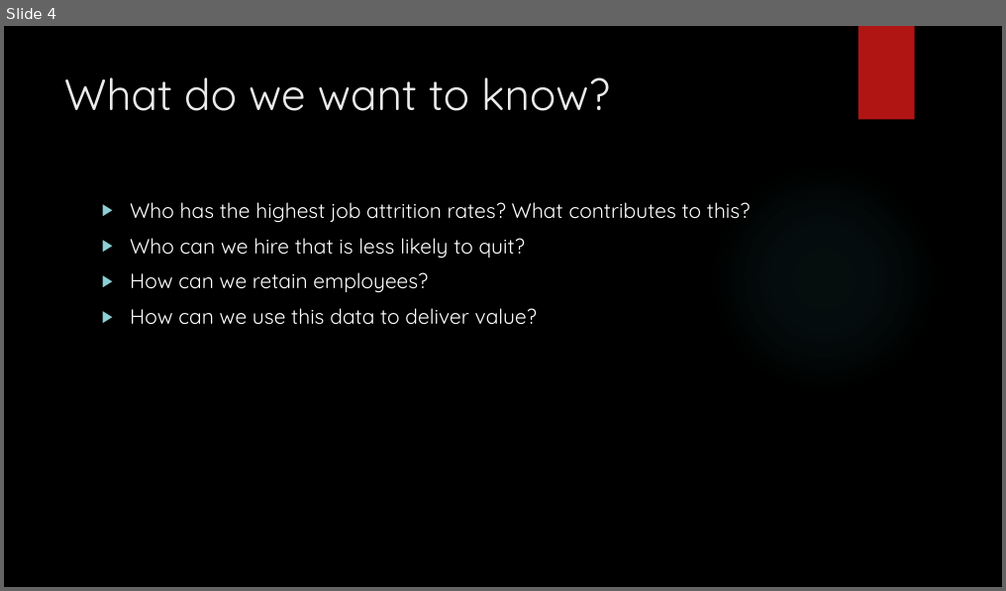
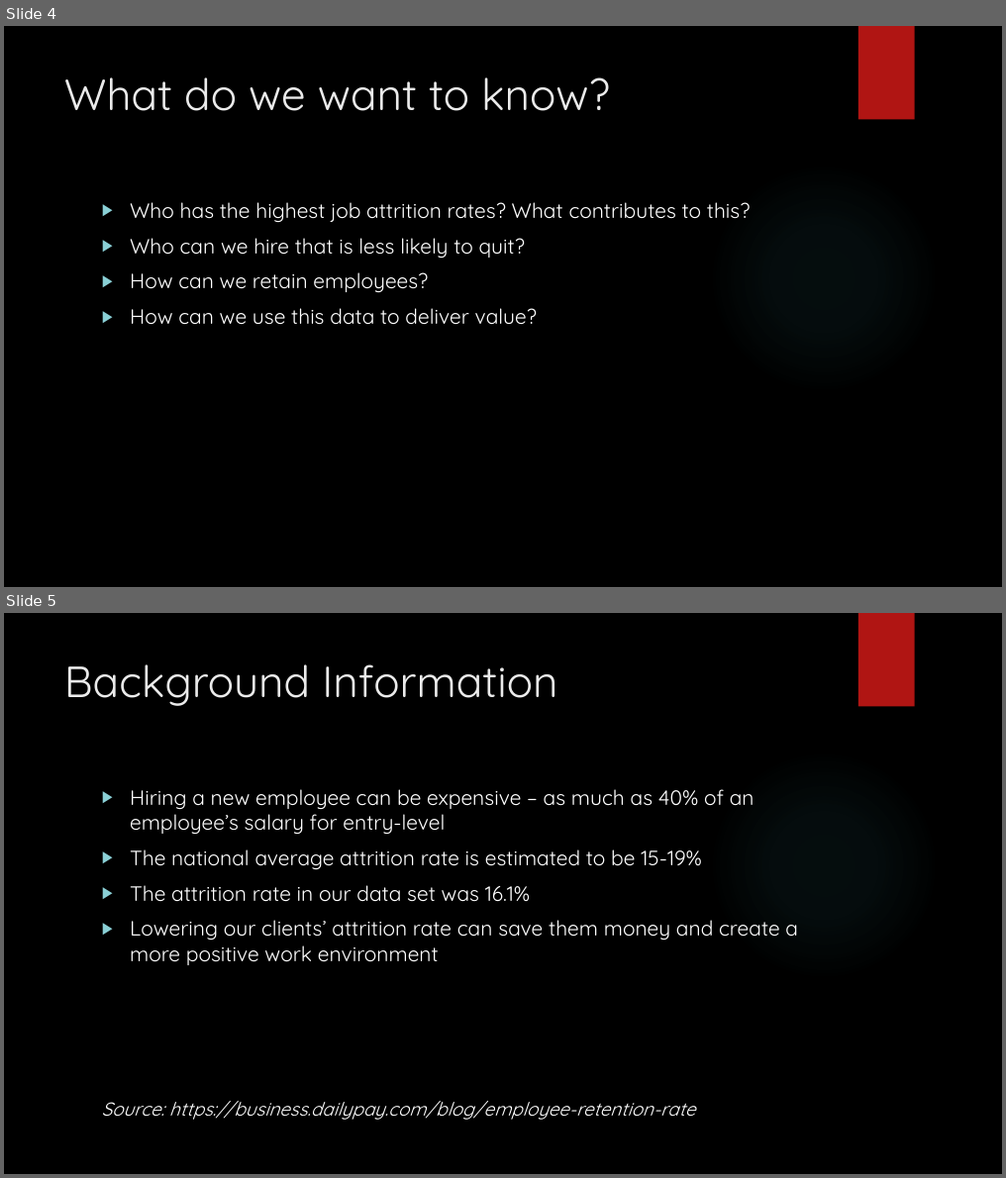
Before and after one commit to vazquezs123/DATA_SCIENCE_CS02, a slide deck: case_study_02_presentation.pptx. Shown one above the other, each under a label of ours: slide 4 before the commit, slides 4 and 5 after it. The pictures are 1006x591 and 1006x1178 pixels, drawn with LibreOffice and Linux fonts; fonts in the diff are those of the drawing; background and template pictures are left out. Boxes give left, top, right and bottom in pixels: in the first picture for what was removed or moved away, otherwise in the second. Text is boxed around its words. In the diff, an @@ line names an element or a change of style, - is before the commit and + after.

```diff
--- a/case_study_02_presentation.pptx
+++ b/case_study_02_presentation.pptx
@@ slide 5 added at bbox=[4, 613, 1002, 1174], background picture (left out); not listed: 2 template elements that a slide beside it also shows @@
@@ title added at bbox=[64, 664, 557, 706], 42 pt, text #EBEBEB @@
+Background Information
@@ text added at bbox=[130, 789, 798, 965], 20 pt, text #FFFFFF @@
+▶ Hiring a new employee can be expensive – as much as 40% of an employee’s salary for entry-level
+▶ The national average attrition rate is estimated to be 15-19%
+▶ The attrition rate in our data set was 16.1%
+▶ Lowering our clients’ attrition rate can save them money and create a more positive work environment
@@ text added at bbox=[102, 1101, 695, 1120], 18 pt, text #FFFFFF, italic @@
+Source: https://business.dailypay.com/blog/employee-retention-rate
```
Also in this commit, not shown: 10 other slides added.
